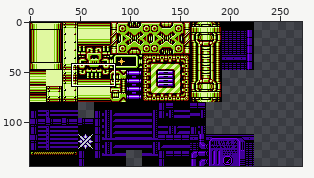
One commit to this sprite sheet: background/images/tstPunkF2.png. Above: a wide view before the commit, with the close-up outlined.
Close-up. Before:
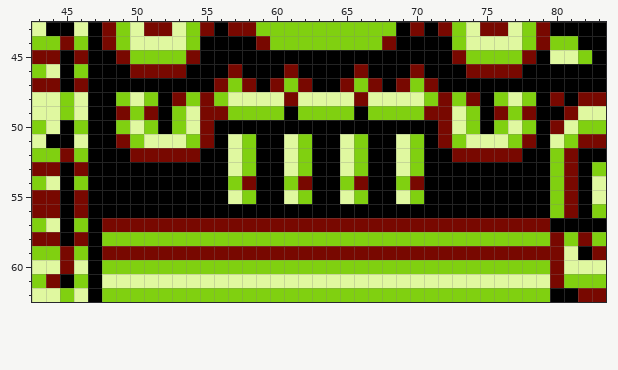
The file is 224x144 pixels. Shown: x 43..83, y 43..62. The old version is drawn lined up with the new one, on the new canvas. The commit also changed other parts of the picture, which this record leaves out.
After:
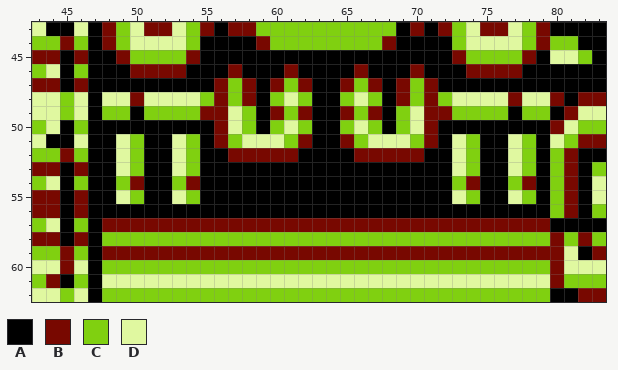
Palette (. is transparent): A #000000  B #780800  C #80d010  D #e0f8a0
Changes in this commit:
canvas 224x144 -> 272x144
Changed rows in their new state; - is an unchanged pixel.
first column x 48:
48 DDBDDDDCBCBACDCAACDCABCBCDDDDBDD
49 CCACC-C--D-ABCBAABCBA-D--C-CCACC
50 -AAA-AAABDC-CDC--CDC-CDBAAA-AAA-
51 -D-AA--ABCDDDCB--B-DD--BADCAADC-
52 -DCAADC--BBBBBA--ABBBBB--DCAADC-
53 -DC--DC--AA--AA--AA--AA--DC--DC-
54 -CB--CB--AA--AA--AA--AA--CB--CB-
55 -DC--DC--AA--AA--AA--AA--DC--DC-
